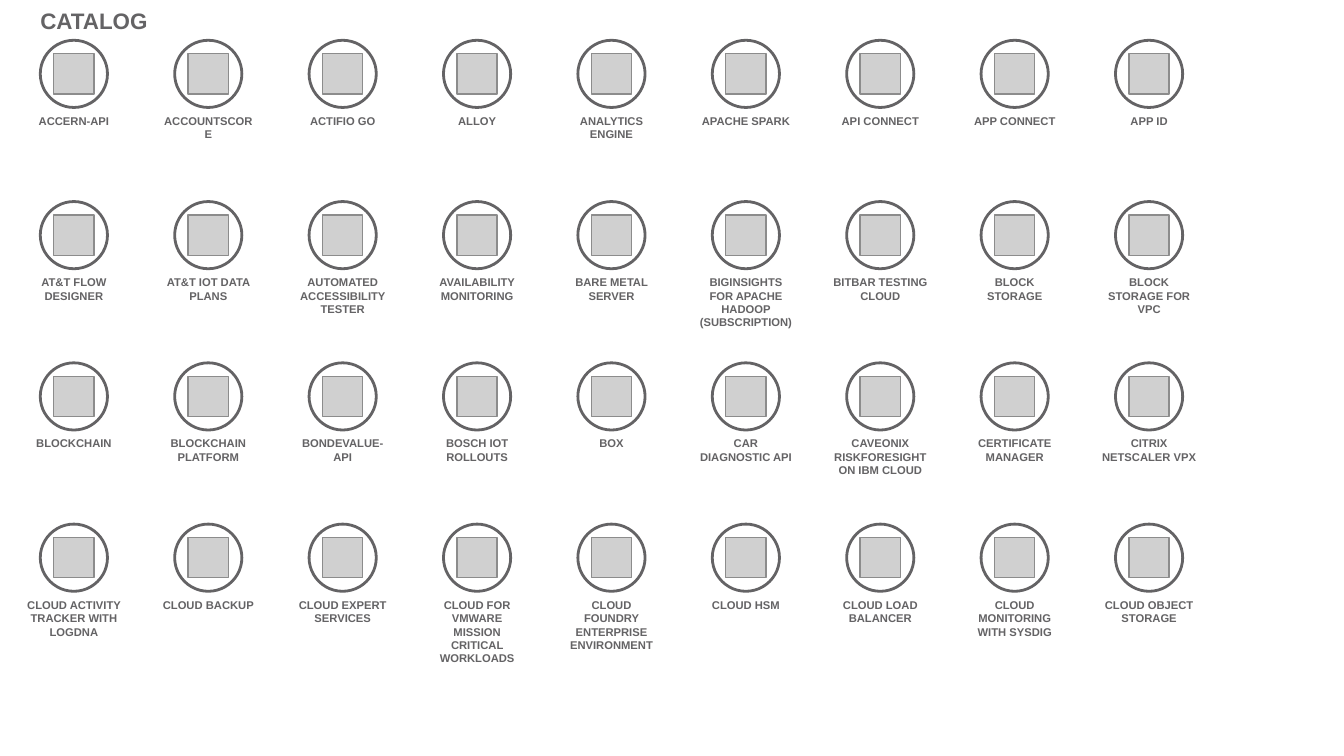
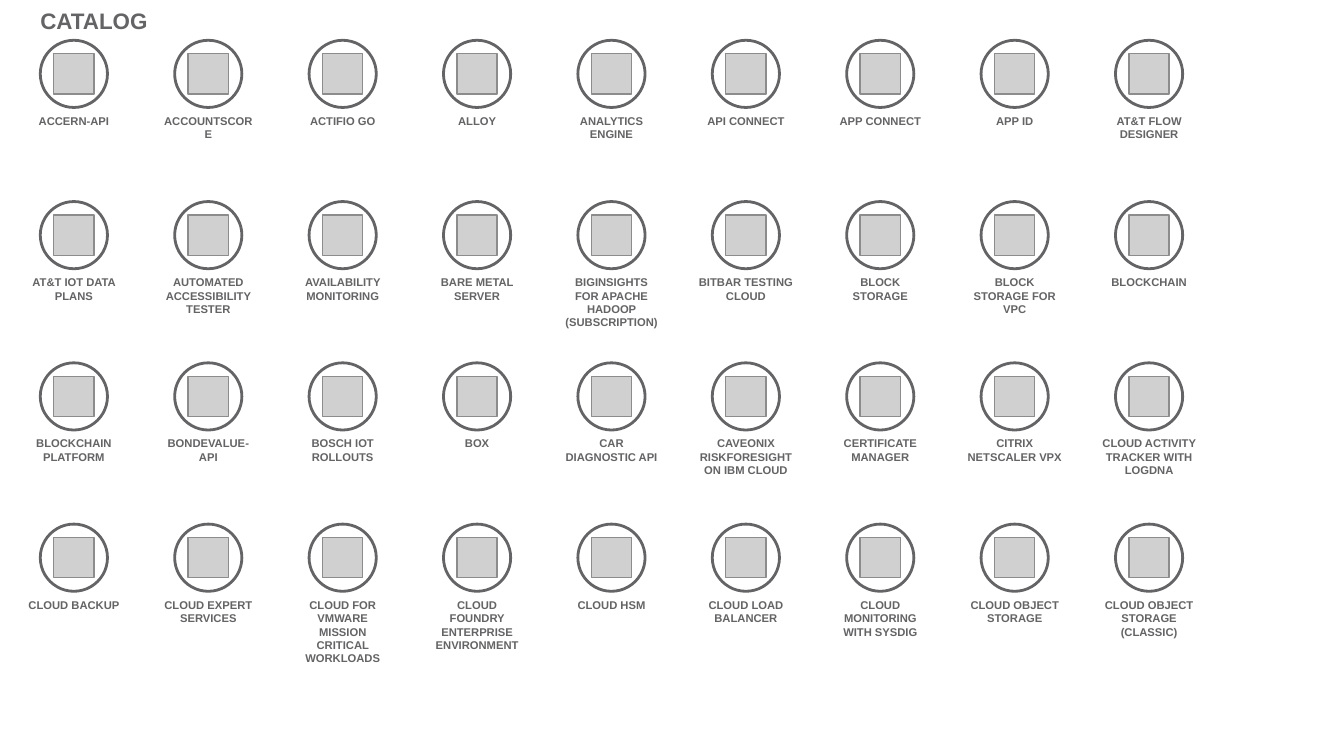
Before and after one commit to l2fprod/myarchitecture, a slide deck: slide 3 of mycatalog-architecture-diagram-template.pptx. Drawn at 1344x756 pixels with LibreOffice and Linux fonts; fonts in the diff are those of the drawing; grey boxes stand for pictures. Boxes give left, top, right and bottom in pixels: in the first picture for what was removed or moved away, otherwise in the second. Text is boxed around its words. In the diff, an @@ line names an element or a change of style, - is before the commit and + after.

```diff
--- a/mycatalog-architecture-diagram-template.pptx
+++ b/mycatalog-architecture-diagram-template.pptx
@@ text at (707, 117, 784, 125): text changed @@
-APACHE SPARK
+API CONNECT
@@ text at (840, 117, 921, 125): text changed @@
-API CONNECT
+APP CONNECT
@@ text at (996, 117, 1033, 125): text changed @@
-APP CONNECT
+APP ID
@@ text at (1117, 117, 1182, 138): text changed @@
-APP ID
+AT&T FLOW DESIGNER
@@ text at (32, 278, 116, 300): text changed @@
-AT&T FLOW DESIGNER
+AT&T IOT DATA PLANS
@@ text removed at (167, 278, 251, 300) @@
-AT&T IOT DATA PLANS
@@ text added at (853, 278, 908, 300), 6 pt, text #646365, bold @@
+BLOCK STORAGE
@@ text at (974, 278, 1056, 313): text changed @@
-BLOCK STORAGE
+BLOCK STORAGE FOR VPC
@@ text at (1111, 278, 1186, 286): text changed @@
-BLOCK STORAGE FOR VPC
+BLOCKCHAIN
@@ text at (36, 439, 111, 461): text changed @@
-BLOCKCHAIN
+BLOCKCHAIN PLATFORM
@@ text removed at (171, 439, 246, 461) @@
-BLOCKCHAIN PLATFORM
@@ text added at (1102, 439, 1196, 474), 6 pt, text #646365, bold @@
+CLOUD ACTIVITY TRACKER WITH LOGDNA
@@ 14 texts: place and size @@
-14 texts at (300, 278, 1196, 662)
+14 texts at (166, 278, 1061, 662)
@@ text at (28, 601, 119, 609): text changed @@
-CLOUD ACTIVITY TRACKER WITH LOGDNA
+CLOUD BACKUP
@@ text at (164, 601, 252, 622): text changed @@
-CLOUD BACKUP
+CLOUD EXPERT SERVICES
@@ text removed at (299, 601, 387, 622) @@
-CLOUD EXPERT SERVICES
@@ text added at (436, 601, 519, 649), 6 pt, text #646365, bold @@
+CLOUD FOUNDRY ENTERPRISE ENVIRONMENT
@@ text at (578, 601, 645, 609): text changed @@
-CLOUD FOUNDRY ENTERPRISE ENVIRONMENT
+CLOUD HSM
@@ text at (709, 601, 784, 622): text changed @@
-CLOUD HSM
+CLOUD LOAD BALANCER
@@ text at (971, 601, 1058, 622): text changed @@
-CLOUD LOAD BALANCER
+CLOUD OBJECT STORAGE
@@ text at (1105, 601, 1193, 639): text changed @@
-CLOUD OBJECT STORAGE
+CLOUD OBJECT STORAGE (CLASSIC)
```
Also in this commit, not shown: 6 other slides changed.
